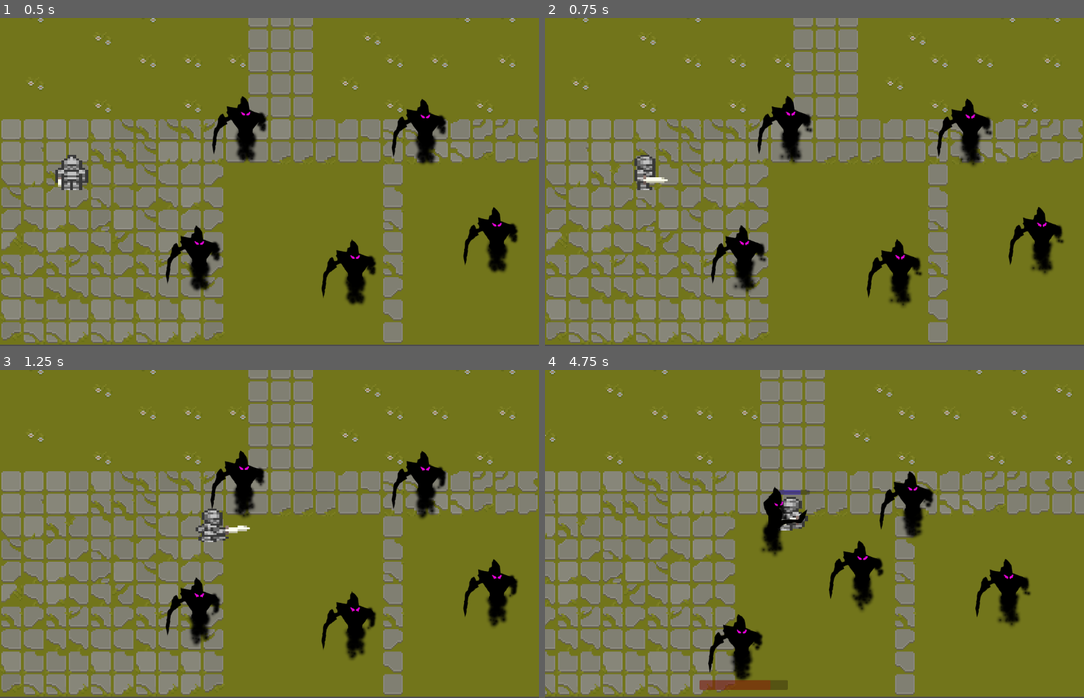
Above: before the commit, frames 1-4 (two rows, left to right).
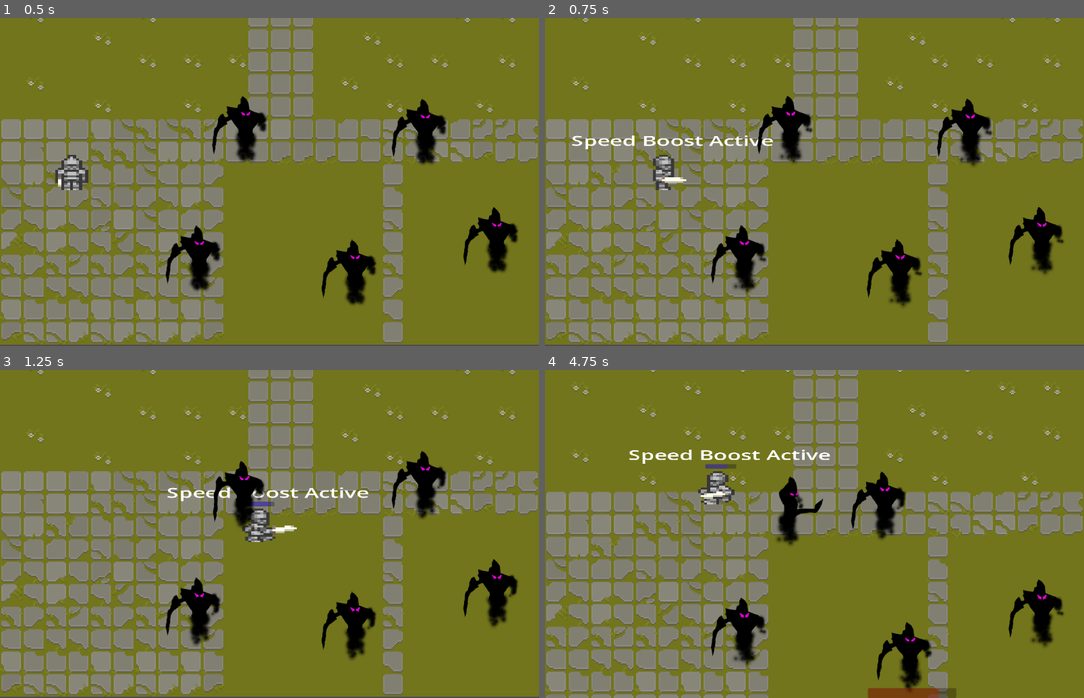
Above: after the commit, the same moments.

Repository: IsaiahNaden/A-Tale-of-A-Knight
Game: Godot game, scene res://scenes/world_2.tscn
The game is run twice, just before and just after one commit, with the same random seed, the same clock (stepped at 60 frames per second) and the same inputs.
Inputs:
- Up to frame 1 (0.5 s): no input
- Up to frame 2 (0.75 s): hold Right (ui_right) from 0.53 s (still down); tap W (ui_speed_boost, bound only after the commit) at 0.6 s
- Up to frame 3 (1.25 s): keep holding Right (ui_right); tap Space (ui_select) at 0.77, 0.8, 1.07 s
- Up to frame 4 (4.75 s): release Right (ui_right) at 1.28 s; hold Down (ui_down) 1.28-2.03 s; tap Space (ui_select) at 1.35, 1.52, 1.82, 2.3, 3.02, 3.32, 3.77, 3.8, 4.07, 4.35, 4.52 s; tap W (ui_speed_boost, bound only after the commit) at 1.55, 2.85, 3.6, 4.55 s; hold Right (ui_right) 2.03-2.78 s; tap E (attack) at 2.1 s; hold Up (ui_up) 2.78-3.53 s; hold Left (ui_left) from 3.53 s (still down)

Frame 1 is identical in both runs. In frame 2, 1.2% of the frame differs, in the area x 5-43%, y 35-53%; in frame 3, 2.2%; in frame 4, 36%, in the area x 0-100%, y 0-100%.

Commit message:
minor changes

Diff:
--- a/project.godot
+++ b/project.godot
@@ -41,6 +41,11 @@
 "events": [Object(InputEventKey,"resource_local_to_scene":false,"resource_name":"","device":-1,"window_id":0,"alt_pressed":false,"shift_pressed":false,"ctrl_pressed":false,"meta_pressed":false,"pressed":false,"keycode":0,"physical_keycode":68,"key_label":0,"unicode":100,"echo":false,"script":null)
 ]
 }
+ui_speed_boost={
+"deadzone": 0.5,
+"events": [Object(InputEventKey,"resource_local_to_scene":false,"resource_name":"","device":-1,"window_id":0,"alt_pressed":false,"shift_pressed":false,"ctrl_pressed":false,"meta_pressed":false,"pressed":false,"keycode":0,"physical_keycode":87,"key_label":0,"unicode":119,"echo":false,"script":null)
+]
+}
 
 [rendering]
 
--- a/scripts/player.gd
+++ b/scripts/player.gd
@@ -75,7 +75,7 @@
 
 func player_movement(delta):
 
-	if Input.is_action_just_pressed("ui_select"):
+	if Input.is_action_just_pressed("ui_speed_boost"):
 		speed_boost_active = !speed_boost_active
 		if speed_boost_active:
 			speed_boost_timer.start()
